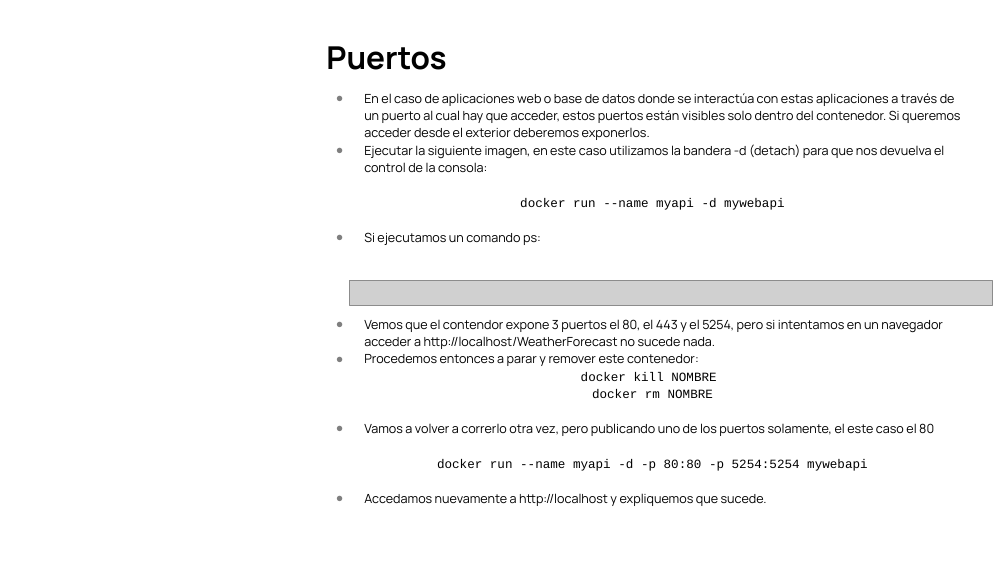
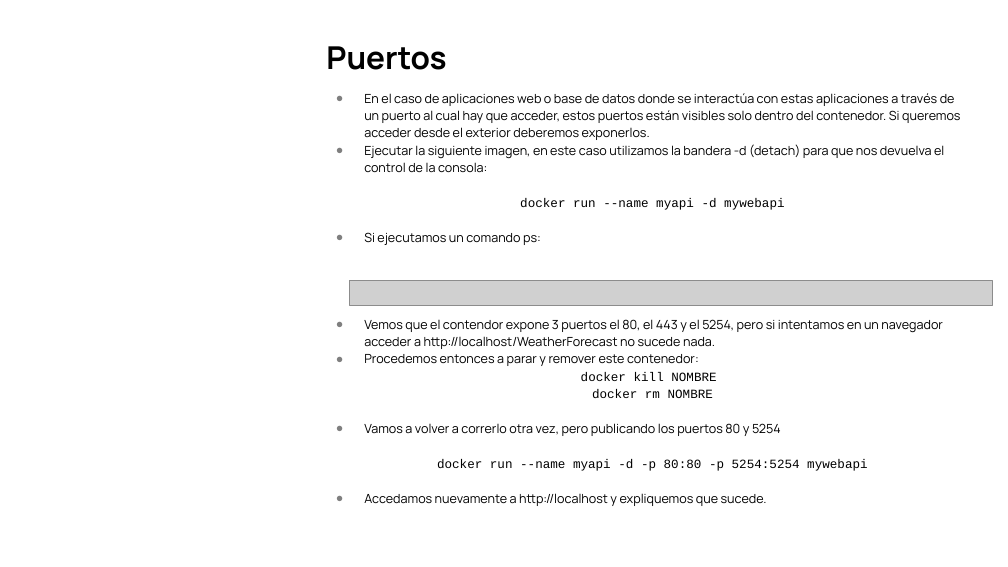
Before and after one commit to ingsoft3ucc/TPS_2024, a slide deck: slide 11 of trabajos/02-introduccion-docker.pptx. Drawn at 1008x567 pixels with LibreOffice and Linux fonts; fonts in the diff are those of the drawing; grey boxes stand for pictures; background and template pictures are left out. Boxes give left, top, right and bottom in pixels: in the first picture for what was removed or moved away, otherwise in the second. Text is boxed around its words. In the diff, an @@ line names an element or a change of style, - is before the commit and + after.

```diff
--- a/trabajos/02-introduccion-docker.pptx
+++ b/trabajos/02-introduccion-docker.pptx
@@ text at (364, 423, 781, 436): text changed @@
-● Vamos a volver a correrlo otra vez, pero publicando uno de los puertos solamente, el este caso el 80
+● Vamos a volver a correrlo otra vez, pero publicando los puertos 80 y 5254
```
Also in this commit, not shown: 1 other slide changed, 1 slide added, 1 slide removed.
